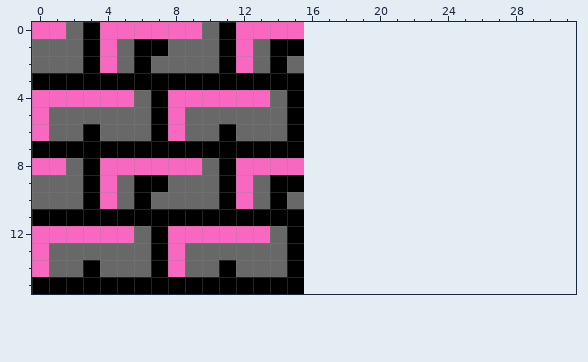
Pixel-art sprite: images/brick.png. Above: the version before the commit.
The file is 32x32 pixels, drawn in blocks of 2x2; one block is one cell here. The old version is drawn lined up with the new one, on the new canvas.
The same view after the edit:
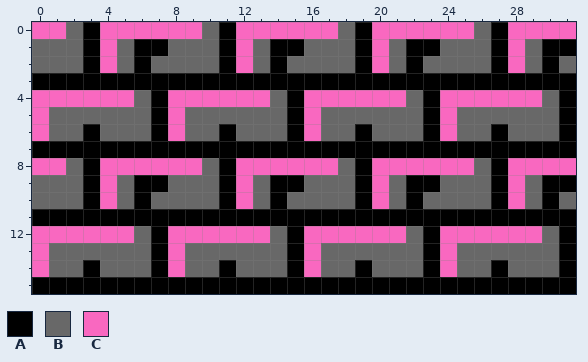
Palette (. is transparent): A #000000  B #686868  C #f968c0
Diff:
canvas 16x16 -> 32x16
Changed rows in their new state; - is an unchanged pixel.
first column x 16:
 0 CCBACCCCCCBACCCC
 1 BBBACBAABBBACBAA
 2 BBBACBABBBBACBAB
 3 AAAAAAAAAAAAAAAA
 4 CCCCCCBACCCCCCBA
 5 CBBBBBBACBBBBBBA
 6 CBBABBBACBBABBBA
 7 AAAAAAAAAAAAAAAA
 8 CCBACCCCCCBACCCC
 9 BBBACBAABBBACBAA
10 BBBACBABBBBACBAB
11 AAAAAAAAAAAAAAAA
12 CCCCCCBACCCCCCBA
13 CBBBBBBACBBBBBBA
14 CBBABBBACBBABBBA
15 AAAAAAAAAAAAAAAA
Boxes around the changes in both pictures, in picture pixels (x1, y1, x2, y2):
added: (304, 22, 576, 294)
